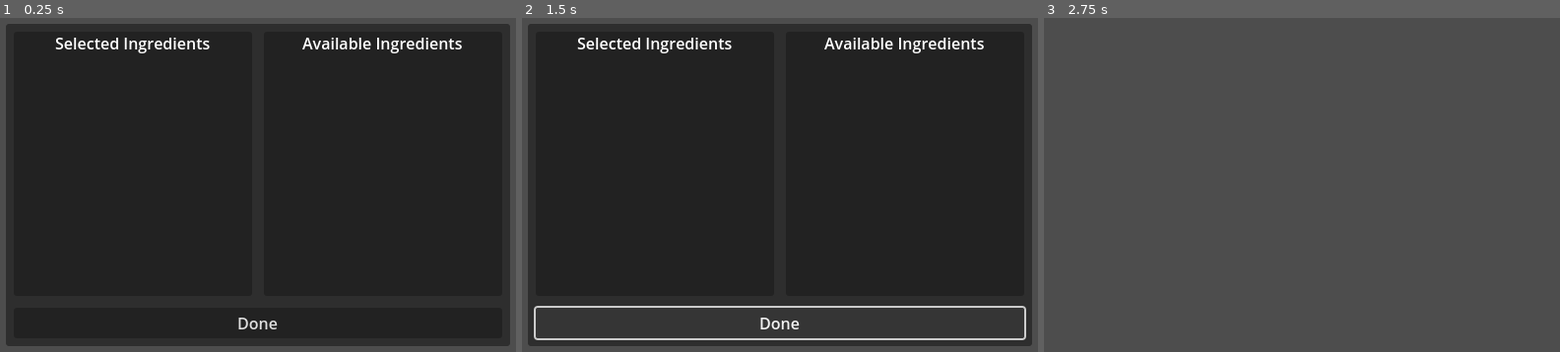
Above: before the commit, frames 1-3 (left to right).
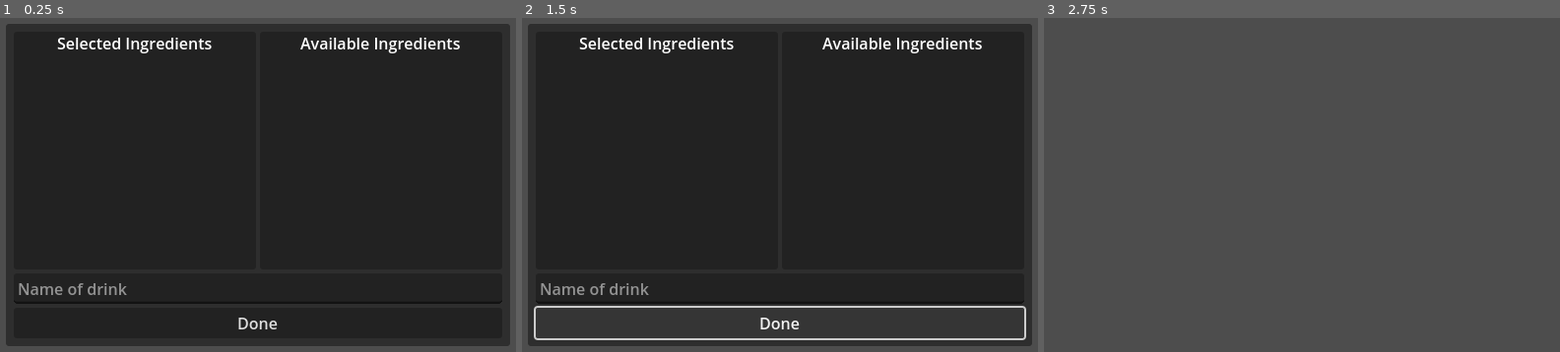
Above: after the commit, the same moments.

Repository: HiccupEnthusiast/popcorn-gamejam
Game: Godot game, scene res://world/cafe/design.tscn
Same seed, same stepped clock (60 frames per second), same inputs: the game is played once before the commit and once after it. This scene is started directly instead of the project's main scene.
Inputs (mouse positions are in pixels of both pictures, inside the frame that each line leads up to):
- Up to frame 1 (0.25 s): no input
- Up to frame 2 (1.5 s): click "Done" at 0.5 s; click "Done" at 1.25 s
- Up to frame 3 (2.75 s): tap Enter (confirm) at 2 s; move the mouse to (1441, 168) at 2.02 s; hold D (move_right) from 2.03 s (still down); hold Enter (confirm) from 2.03 s (still down)

The runs differ from the first frame. In frame 1, 2.3% of the frame differs, in the area x 2-98%, y 5-86%; in frame 2, 2.3%; in frame 3, nothing differs.
Error before the commit: Invalid call. Nonexistent function 'values' in base 'Nil'. (res://world/cafe/design.gd:7)
Error after the commit: Invalid call. Nonexistent function 'items_values' in base 'Nil'. (res://world/cafe/design.gd:39)

Commit message:
feat: Make design panel useful, add crafting system basis

Diff:
--- a/scenes/main.gd
+++ b/scenes/main.gd
@@ -2,6 +2,7 @@
 
 const INVENTORY = preload("res://world/cafe/inventory.tres")
 const COMMON_BEAN = preload("res://world/cafe/ingredients/common_bean.tres")
+const DARK_CHOCOLATE = preload("res://world/cafe/ingredients/dark_chocolate.tres")
 
 func _ready() -> void:
 	Globals.player = $Player
@@ -9,5 +10,6 @@
 	Globals.inventory = INVENTORY
 
 	Globals.inventory.add_item(COMMON_BEAN)
+	Globals.inventory.add_item(DARK_CHOCOLATE)
 
 	SceneSwticher.goto_scene("res://world/cafe/cafe.tscn")
--- /dev/null
+++ b/world/cafe/Product.gd
@@ -0,0 +1,9 @@
+class_name Product extends Resource
+
+@export var name: String
+
+func _init(_name: String):
+	name = _name
+
+func repr() -> String:
+	return name
--- a/world/cafe/cafe.gd
+++ b/world/cafe/cafe.gd
@@ -1,5 +1 @@
 extends Node2D
-
-func _ready() -> void:
-	for key in Globals.inventory.values():
-		print(key.item.name, key.quantity)
--- a/world/cafe/design.gd
+++ b/world/cafe/design.gd
@@ -1,18 +1,59 @@
 extends CanvasLayer
+
+class InventoryItemButton:
+	var ingredient: Ingredient
+	var quantity: int
+	var button: Button
+
+	static func create(_item: Ingredient) -> InventoryItemButton:
+		var result := InventoryItemButton.new()
+		result.ingredient = _item
+		result.quantity = 1
+
+		var _button := Button.new()
+		_button.text = "%s x1" % [_item.name]
+		_button.focus_mode = Control.FOCUS_NONE
+
+		result.button = _button
+		return result
+	func add() -> void:
+		self.quantity += 1
+		self.button.text = "%s x%d" % [self.ingredient.name, self.quantity]
+	func sub() -> bool:
+		self.quantity -= 1
+		self.button.text = "%s x%d" % [self.ingredient.name, self.quantity]
+		if self.quantity <= 0:
+			self.button.queue_free()
+		return self.quantity <= 0
+
 
 @onready var available_contatiner: VBoxContainer = $MarginContainer/PanelContainer/MarginContainer/VSplitContainer/HSplitContainer/Right/VBoxContainer
 @onready var selected_container: VBoxContainer = $MarginContainer/PanelContainer/MarginContainer/VSplitContainer/HSplitContainer/Left/VBoxContainer
+@onready var drink_name: LineEdit = $MarginContainer/PanelContainer/MarginContainer/VSplitContainer/LineEdit
+@onready var done_button: Button = $MarginContainer/PanelContainer/MarginContainer/VSplitContainer/Button
+
+var selected_items: Dictionary[String, InventoryItemButton]
 
 func _ready() -> void:
-	for entry in Globals.inventory.values():
+	done_button.pressed.connect(_on_done_pressed)
+	for entry in Globals.inventory.items_values():
 		var button := Button.new()
 		button.text = entry.item.name
 		button.focus_mode = Control.FOCUS_NONE
-		button.pressed.connect(_on_available_clicked)
+		button.pressed.connect(func():
+			if selected_items.has(entry.item.name):
+				selected_items[entry.item.name].add()
+			else:
+				var nb: InventoryItemButton = InventoryItemButton.create(entry.item)
+				selected_items[entry.item.name] = nb
+				selected_container.add_child(nb.button)
+				nb.button.pressed.connect(func():
+					if nb.sub():
+						selected_items.erase(nb.ingredient.name)
+					)
+
+			)
 		available_contatiner.add_child(button)
-
-func _on_available_clicked() -> void:
-	pass
 
 func _input(_event: InputEvent) -> void:
 	if Input.is_action_pressed("move_up") or \
@@ -23,3 +64,13 @@
 	if Input.is_action_pressed("confirm"):
 		get_viewport().set_input_as_handled()
 		queue_free()
+
+func _on_done_pressed() -> void:
+	var ingredients: Array[InventoryItem] = []
+	var product = Product.new(drink_name.text)
+	for ing in selected_items.values():
+		ingredients.append(InventoryItem.new(ing.ingredient, ing.quantity))
+	var recipe = Recipe.new(ingredients, product)
+
+	Globals.inventory.add_recipe(recipe)
+	queue_free()
--- a/world/cafe/design.tscn
+++ b/world/cafe/design.tscn
@@ -26,10 +26,10 @@
 theme_override_constants/margin_right = 8
 theme_override_constants/margin_bottom = 8
 
-[node name="VSplitContainer" type="VSplitContainer" parent="MarginContainer/PanelContainer/MarginContainer"]
+[node name="VSplitContainer" type="VBoxContainer" parent="MarginContainer/PanelContainer/MarginContainer"]
 layout_mode = 2
 
-[node name="HSplitContainer" type="HSplitContainer" parent="MarginContainer/PanelContainer/MarginContainer/VSplitContainer"]
+[node name="HSplitContainer" type="HBoxContainer" parent="MarginContainer/PanelContainer/MarginContainer/VSplitContainer"]
 layout_mode = 2
 size_flags_vertical = 3
 
@@ -59,6 +59,10 @@
 text = "Available Ingredients"
 horizontal_alignment = 1
 
+[node name="LineEdit" type="LineEdit" parent="MarginContainer/PanelContainer/MarginContainer/VSplitContainer"]
+layout_mode = 2
+placeholder_text = "Name of drink"
+
 [node name="Button" type="Button" parent="MarginContainer/PanelContainer/MarginContainer/VSplitContainer"]
 layout_mode = 2
 text = "Done"
--- /dev/null
+++ b/world/cafe/drink.gd
@@ -0,0 +1 @@
+class_name Drink extends Product
--- /dev/null
+++ b/world/cafe/ingredients/dark_chocolate.tres
@@ -0,0 +1,9 @@
+[gd_resource type="Resource" script_class="Ingredient" load_steps=2 format=3 uid="uid://c67c2a10b347e"]
+
+[ext_resource type="Script" uid="uid://coaeor7wmsq2u" path="res://world/cafe/ingredients/ingredient.gd" id="1_d6jal"]
+
+[resource]
+script = ExtResource("1_d6jal")
+name = "Dark Chocolate"
+usage = 24
+metadata/_custom_type_script = "uid://coaeor7wmsq2u"
--- a/world/cafe/ingredients/ingredient.gd
+++ b/world/cafe/ingredients/ingredient.gd
@@ -5,7 +5,8 @@
 	FRUIT = 1 << 2,
 	MEAT = 1 << 3,
 	DRINK = 1 << 4,
+	SWEET = 1 << 5
 }
 
 @export var name: String
-@export_flags("Vegetable", "Fruit", "Meat", "Drink") var usage: int
+@export_flags("Vegetable", "Fruit", "Meat", "Drink", "Sweet") var usage: int
--- a/world/cafe/inventory.gd
+++ b/world/cafe/inventory.gd
@@ -1,6 +1,7 @@
 class_name Inventory extends Resource
 
 @export var items: Dictionary[String, InventoryItem]
+@export var recipes: Dictionary[String, Recipe]
 
 func add_item(item: Ingredient) -> void:
 	if items.has(item.name):
@@ -8,10 +9,24 @@
 	else:
 		items[item.name] = InventoryItem.new(item, 1)
 
+func add_recipe(recipe: Recipe) -> void:
+	recipes[recipe.product.name] = recipe
+
 func get_item(name: String) -> InventoryItem:
 	return items[name]
 
-func values() -> Array[InventoryItem]:
+func use_item(name: String, qty: int) -> bool:
+	if items.has(name):
+		items[name].quantity -= qty
+		return true
+	return false
+
+func items_values() -> Array[InventoryItem]:
 	var res: Array[InventoryItem]
 	res.assign(items.values())
 	return res
+
+func recipes_values() -> Array[Recipe]:
+	var res: Array[Recipe]
+	res.assign(recipes.values())
+	return res
--- a/world/cafe/inventory_item.gd
+++ b/world/cafe/inventory_item.gd
@@ -6,3 +6,6 @@
 func _init(_item: Ingredient, _quantity: int) -> void:
 	item = _item
 	quantity = _quantity
+
+func repr() -> String:
+	return "%s x%d" % [item.name, quantity]
--- /dev/null
+++ b/world/cafe/recipes/new_resource.tres
@@ -0,0 +1,9 @@
+[gd_resource type="Resource" script_class="Recipe" load_steps=3 format=3 uid="uid://dm4r1ix3eotu0"]
+
+[ext_resource type="Script" uid="uid://coaeor7wmsq2u" path="res://world/cafe/ingredients/ingredient.gd" id="1_jws7h"]
+[ext_resource type="Script" uid="uid://dmcdbqrn1dmul" path="res://world/cafe/recipes/recipe.gd" id="2_6kyh2"]
+
+[resource]
+script = ExtResource("2_6kyh2")
+materials = Array[ExtResource("1_jws7h")]([])
+metadata/_custom_type_script = "uid://dmcdbqrn1dmul"
--- /dev/null
+++ b/world/cafe/recipes/recipe.gd
@@ -0,0 +1,12 @@
+class_name Recipe extends Resource
+
+@export var materials: Array[InventoryItem]
+@export var product: Product
+
+func _init(_materials: Array[InventoryItem], _product: Product):
+	materials = _materials
+	product = _product
+
+func repr() -> String:
+	var mats_repr: String = ", ".join(materials.map(func(x): return x.repr()))
+	return "%s :[%s] -> %s" % [product.name, mats_repr, product.repr()]
Not shown, added: world/cafe/Product.gd.uid
Not shown, added: world/cafe/drink.gd.uid
Not shown, added: world/cafe/recipes/recipe.gd.uid
